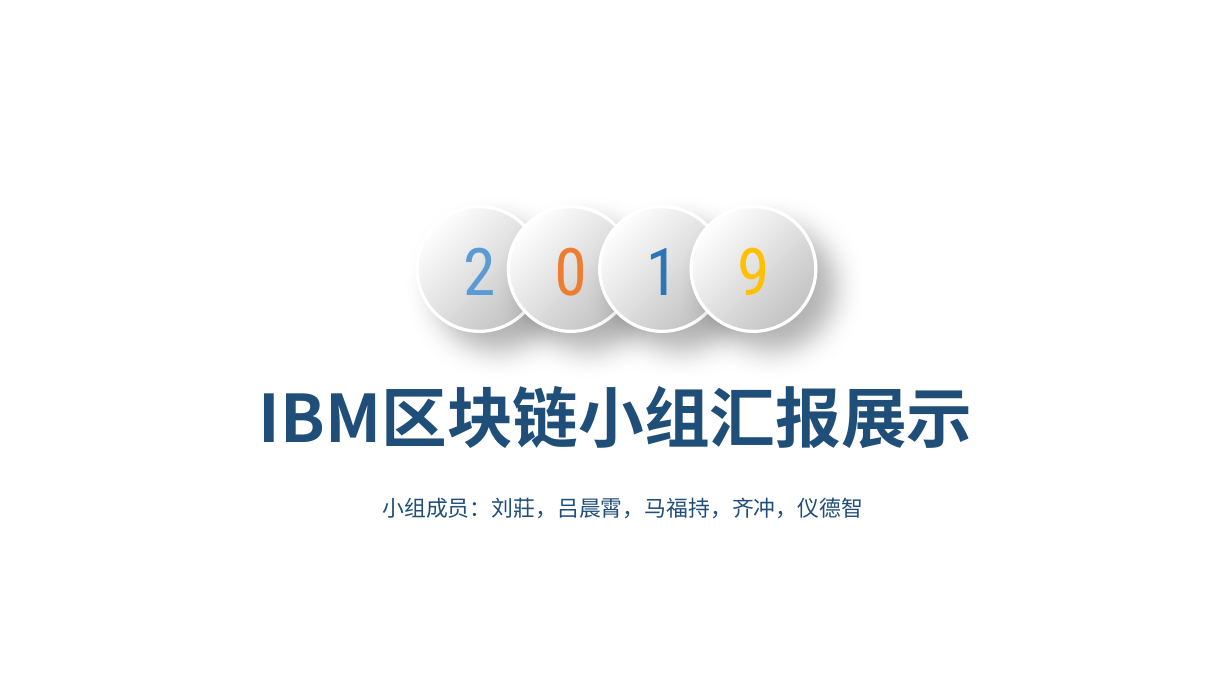
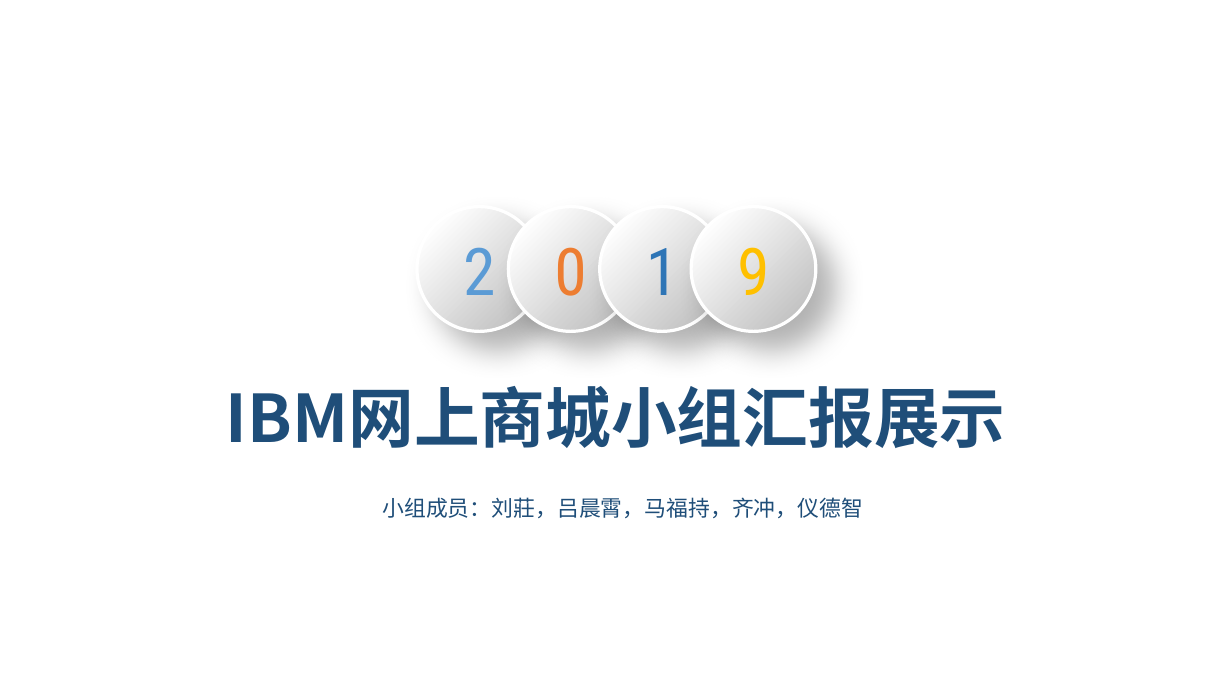
Before and after one commit to FainBleeze/IBMBlock, a slide deck: slide 1 of IBM区块链PPT.pptx. Drawn at 1232x693 pixels with LibreOffice and Linux fonts; fonts in the diff are those of the drawing; background and template pictures are left out. Boxes give left, top, right and bottom in pixels: in the first picture for what was removed or moved away, otherwise in the second. Text is boxed around its words. In the diff, an @@ line names an element or a change of style, - is before the commit and + after.

```diff
--- a/IBM区块链PPT.pptx
+++ b/IBM区块链PPT.pptx
@@ text at <box>226,386,1006,448</box>: text changed @@
-IBM区块链小组汇报展示
+IBM网上商城小组汇报展示
```
Also in this commit, not shown: 1 other slide changed, 4 other files.
